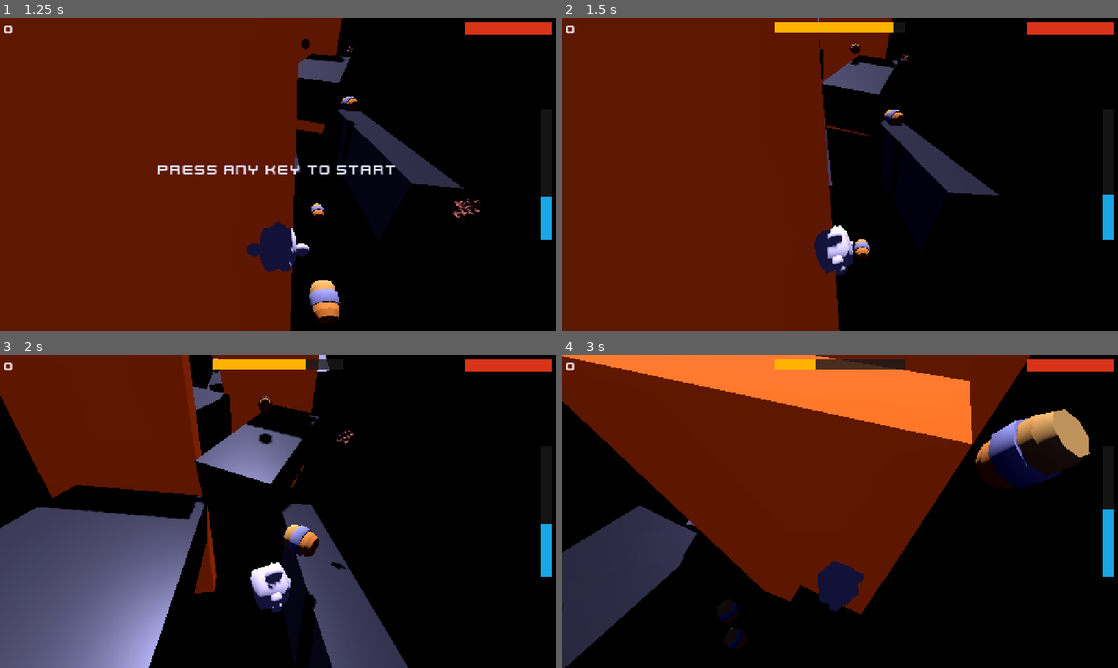
Above: before the commit, frames 1-4 (two rows, left to right).
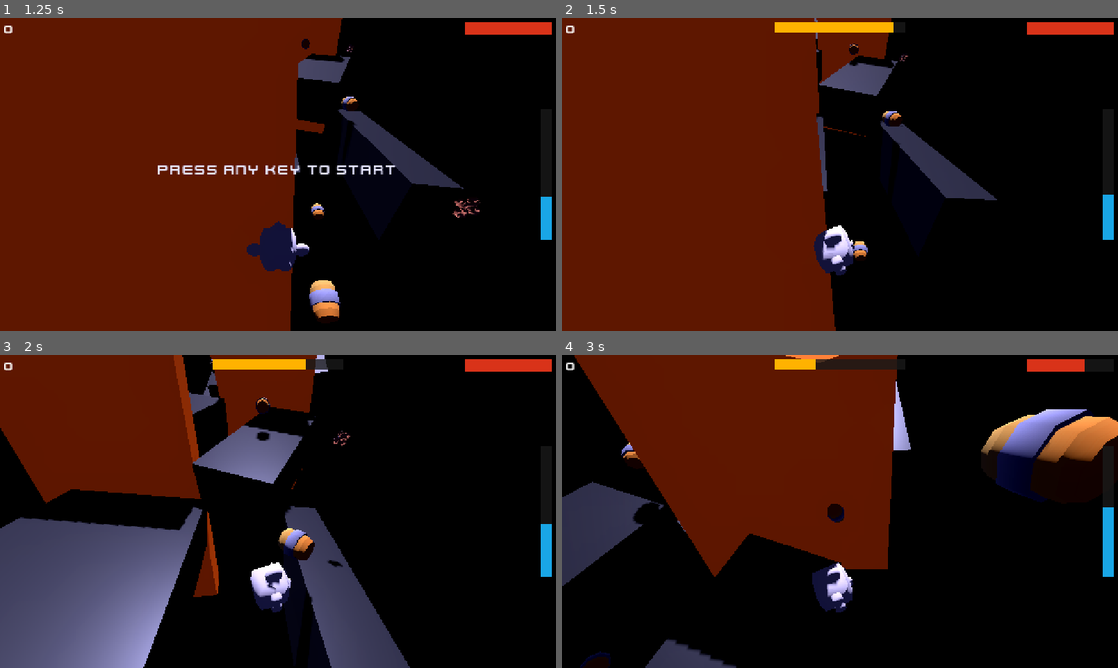
Above: after the commit, the same moments.

Repository: Dinozor/space-jumper
Game: Godot game, scene res://game/main/main.tscn
Same seed, same stepped clock (60 frames per second), same inputs: the game is played once before the commit and once after it.
Inputs (mouse positions are in pixels of both pictures, inside the frame that each line leads up to):
- Up to frame 1 (1.25 s): click "Play" at 0.5 s
- Up to frame 2 (1.5 s): tap Enter at 1.25 s; move the mouse to (962, 158) at 1.27 s; hold D (move_right) from 1.28 s (still down); click (962, 158) at 1.42 s
- Up to frame 3 (2 s): keep holding D (move_right)
- Up to frame 4 (3 s): move the mouse to (728, 527) at 2.02 s; release D (move_right) at 2.03 s; hold S (move_back) 2.03-2.78 s; move the mouse to (895, 442) at 2.77 s; hold D (move_right) from 2.78 s (still down)

Frame 1 is identical in both runs. In frame 2, 2.0% of the frame differs, in the area x 45-79%, y 0-100%; in frame 3, 5.3%; in frame 4, 32%, in the area x 0-100%, y 0-100%.

Commit message:
feat(player): directional bounce off contact surface normal
bounce() now uses the actual slide collision normal (surface-accurate,
not center-to-centre) to compute direction. Vertical force biases to
at least MIN_VERTICAL_BOUNCE (0.7×) so side hits still lift the player.
Lateral deflection stored in _lateral_bounce and decays over ~0.5s,
letting the sideways push persist briefly without overriding input control.

Co-Authored-By: Claude Sonnet 4.6 <noreply@anthropic.com>

Diff:
--- a/game/objects/debris_doorway.gd
+++ b/game/objects/debris_doorway.gd
@@ -60,13 +60,12 @@
 
 
 ## Called by the player when a slide collision is detected against this object.
-func on_player_contact(player: Player) -> void:
+func on_player_contact(player: Player, normal: Vector3) -> void:
 	if _bounce_on_cooldown:
 		return
 	_bounce_on_cooldown = true
 	get_tree().create_timer(BOUNCE_COOLDOWN).timeout.connect(_clear_bounce_cooldown)
 	player.take_damage(damage)
-	var normal: Vector3 = (player.global_position - global_position).normalized()
 	player.bounce(normal)
 
 
--- a/game/objects/debris_hazard.gd
+++ b/game/objects/debris_hazard.gd
@@ -16,13 +16,12 @@
 
 
 ## Called by the player when a slide collision is detected against this object.
-func on_player_contact(player: Player) -> void:
+func on_player_contact(player: Player, normal: Vector3) -> void:
 	if _bounce_on_cooldown:
 		return
 	_bounce_on_cooldown = true
 	get_tree().create_timer(BOUNCE_COOLDOWN).timeout.connect(_clear_bounce_cooldown)
 	player.take_damage(damage)
-	var normal: Vector3 = (player.global_position - global_position).normalized()
 	player.bounce(normal)
 
 
--- a/game/objects/debris_safe.gd
+++ b/game/objects/debris_safe.gd
@@ -15,12 +15,11 @@
 
 
 ## Called by the player when a slide collision is detected against this object.
-func on_player_contact(player: Player) -> void:
+func on_player_contact(player: Player, normal: Vector3) -> void:
 	if _bounce_on_cooldown:
 		return
 	_bounce_on_cooldown = true
 	get_tree().create_timer(BOUNCE_COOLDOWN).timeout.connect(_clear_bounce_cooldown)
-	var normal: Vector3 = (player.global_position - global_position).normalized()
 	player.bounce(normal)
 
 
--- a/game/objects/debris_wall.gd
+++ b/game/objects/debris_wall.gd
@@ -23,12 +23,11 @@
 
 
 ## Called by the player when a slide collision is detected against this object.
-func on_player_contact(player: Player) -> void:
+func on_player_contact(player: Player, normal: Vector3) -> void:
 	if _bounce_on_cooldown:
 		return
 	_bounce_on_cooldown = true
 	get_tree().create_timer(BOUNCE_COOLDOWN).timeout.connect(_clear_bounce_cooldown)
-	var normal: Vector3 = (player.global_position - global_position).normalized()
 	player.bounce(normal)
 
 
--- a/game/player/player.gd
+++ b/game/player/player.gd
@@ -12,6 +12,9 @@
 const MOVE_SPEED: float = 8.0
 const BOUNCE_FORCE: float = 12.0
 const GRAVITY: float = -10.0
+const MIN_VERTICAL_BOUNCE: float = 0.7
+const LATERAL_BOUNCE_FACTOR: float = 0.5
+const LATERAL_BOUNCE_DECAY: float = 8.0
 
 @export var max_fall_speed: float = 20.0
 @export var rotation_speed: float = 10.0
@@ -22,6 +25,7 @@
 var stats: PlayerStats = PlayerStats.new()
 
 var _velocity: Vector3 = Vector3.ZERO
+var _lateral_bounce: Vector3 = Vector3.ZERO
 var _jetpack_active: bool = false
 var _jetpack_timer: float = 0.0
 
@@ -30,7 +34,7 @@
 
 func _physics_process(delta: float) -> void:
 	_apply_gravity(delta)
-	_apply_movement()
+	_apply_movement(delta)
 	_apply_velocity(delta)
 	_rotate_mesh(delta)
 
@@ -53,7 +57,9 @@
 
 
 func bounce(normal: Vector3) -> void:
-	_velocity.y = BOUNCE_FORCE
+	_velocity.y = maxf(normal.y, MIN_VERTICAL_BOUNCE) * BOUNCE_FORCE
+	_lateral_bounce.x = normal.x * BOUNCE_FORCE * LATERAL_BOUNCE_FACTOR
+	_lateral_bounce.z = normal.z * BOUNCE_FORCE * LATERAL_BOUNCE_FACTOR
 	AudioManager.play_jump()
 	jumped.emit()
 
@@ -83,12 +89,13 @@
 	_velocity.y = maxf(_velocity.y, -max_fall_speed)
 
 
-func _apply_movement() -> void:
-	var input := Vector3(
+func _apply_movement(delta: float) -> void:
+	var input: Vector3 = Vector3(
 		Input.get_axis("move_left", "move_right"), 0.0, Input.get_axis("move_forward", "move_back")
 	)
-	_velocity.x = input.x * MOVE_SPEED
-	_velocity.z = input.z * MOVE_SPEED
+	_lateral_bounce = _lateral_bounce.move_toward(Vector3.ZERO, LATERAL_BOUNCE_DECAY * delta)
+	_velocity.x = input.x * MOVE_SPEED + _lateral_bounce.x
+	_velocity.z = input.z * MOVE_SPEED + _lateral_bounce.z
 
 
 func _apply_velocity(delta: float) -> void:
@@ -107,7 +114,7 @@
 			continue
 		contacted.append(collider)
 		if collider.has_method("on_player_contact"):
-			collider.on_player_contact(self)
+			collider.on_player_contact(self, col.get_normal())
 
 
 func _rotate_mesh(delta: float) -> void:
Not shown, changed: TODO.md
